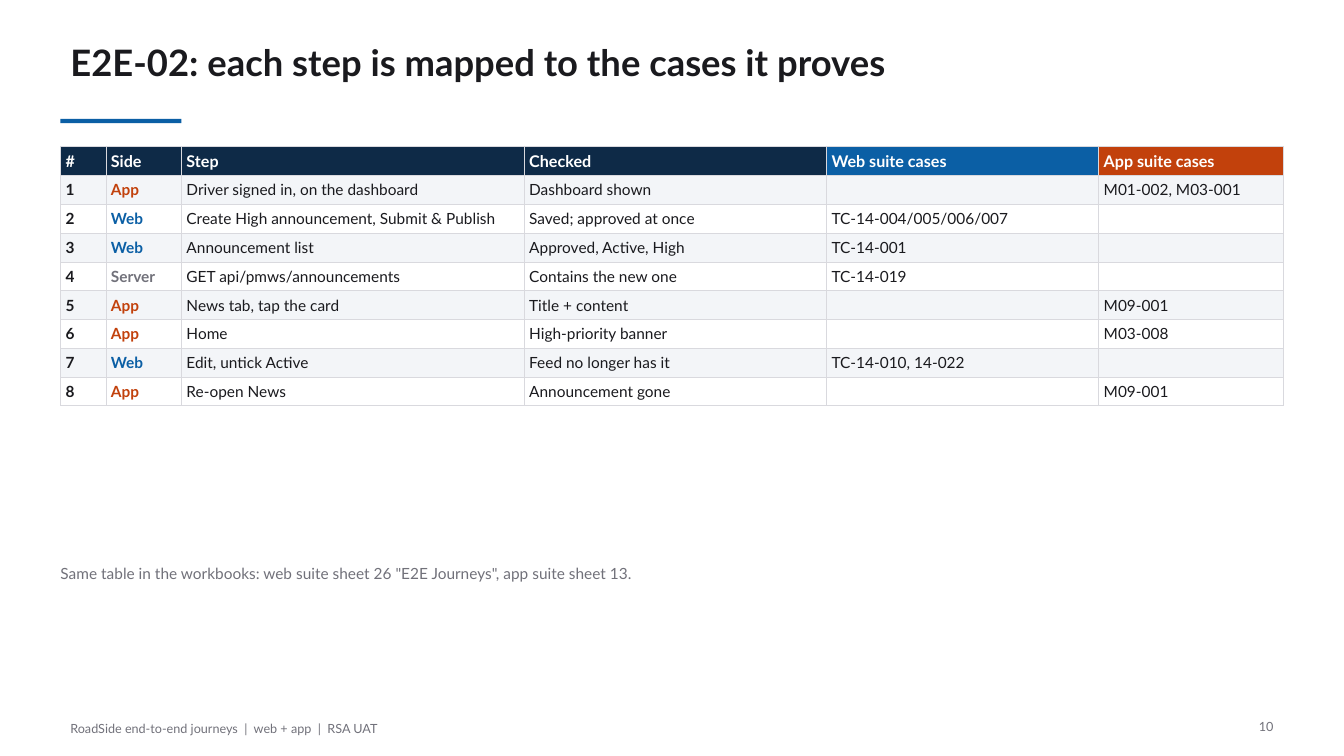
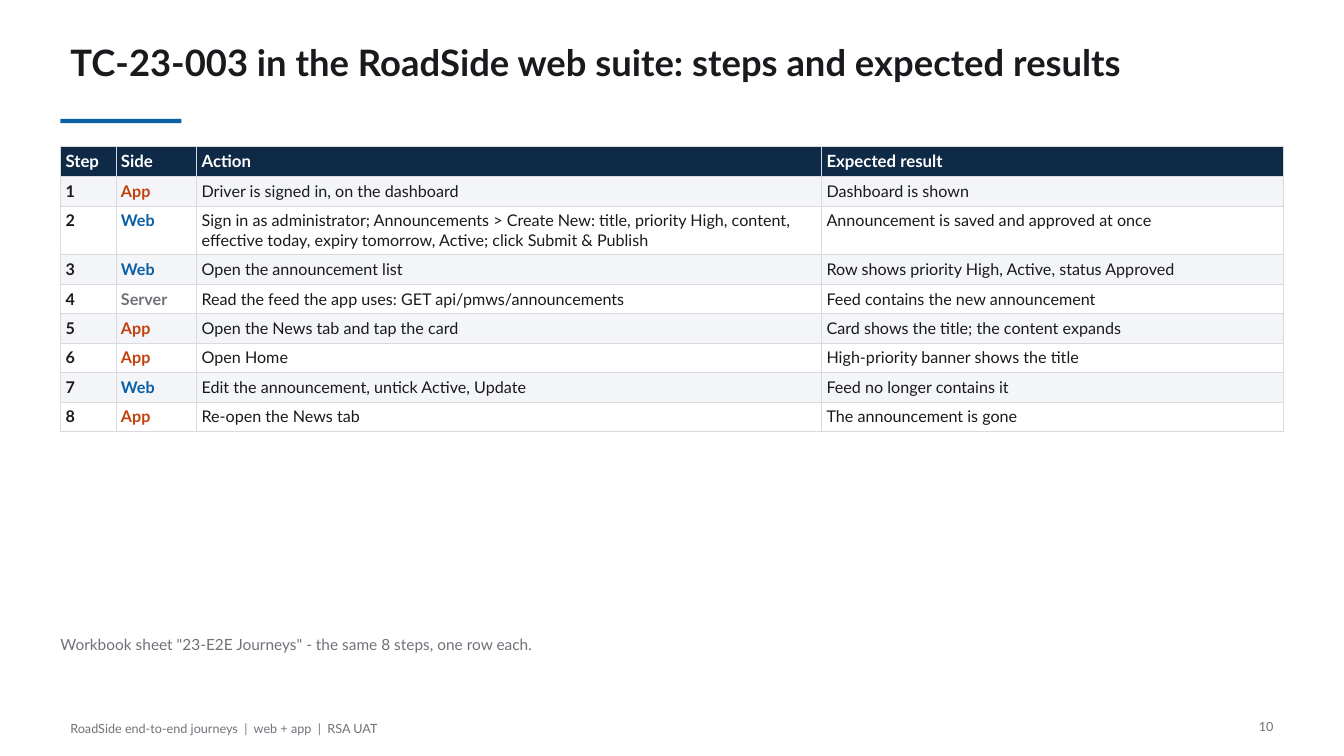
Before and after one commit to bulubuloa/AS.APAC.AI.Workshop, a slide deck: slide 10 of presentations/RoadSide_E2E_Journeys.pptx. Drawn at 1344x756 pixels with LibreOffice and Linux fonts; fonts in the diff are those of the drawing. Boxes give left, top, right and bottom in pixels: in the first picture for what was removed or moved away, otherwise in the second. Text is boxed around its words. In the diff, an @@ line names an element or a change of style, - is before the commit and + after.

Commit message:
E2E deck: show TC-23-001 and TC-23-003 steps as written in the suite, one shared step file

```diff
--- a/presentations/RoadSide_E2E_Journeys.pptx
+++ b/presentations/RoadSide_E2E_Journeys.pptx
@@ title at box(70, 49, 1121, 82): text changed @@
-E2E-02: each step is mapped to the cases it proves
+TC-23-003 in the RoadSide web suite: steps and expected results
@@ table at box(60, 146, 1284, 429) @@
-column 1, row 1: #
+column 1, row 1: Step
-column 3: Step | Driver signed in, on the dashboard | Create High announcement, Submit & Publish | Announcement list | GET api/pmws/announcements | News tab, tap the card | Home | Edit, untick Active | Re-open News
-column 4: Checked | Dashboard shown | Saved; approved at once | Approved, Active, High | Contains the new one | Title + content | High-priority banner | Feed no longer has it | Announcement gone
-column 5: Web suite cases |  | TC-14-004/005/006/007 | TC-14-001 | TC-14-019 |  |  | TC-14-010, 14-022 | 
-column 6: App suite cases | M01-002, M03-001 |  |  |  | M09-001 | M03-008 |  | M09-001
+column 3: Action | Driver is signed in, on the dashboard | Sign in as administrator; Announcements > Create New: title, priority High, content, effective today, expiry tomorrow, Active; click Submit & Publish | Open the announcement list | Read the feed the app uses: GET api/pmws/announcements | Open the News tab and tap the card | Open Home | Edit the announcement, untick Active, Update | Re-open the News tab
+column 4: Expected result | Dashboard is shown | Announcement is saved and approved at once | Row shows priority High, Active, status Approved | Feed contains the new announcement | Card shows the title; the content expands | High-priority banner shows the title | Feed no longer contains it | The announcement is gone
@@ text at box(60, 638, 532, 653): text changed @@
-Same table in the workbooks: web suite sheet 26 "E2E Journeys", app suite sheet 13.
+Workbook sheet "23-E2E Journeys" - the same 8 steps, one row each.
```
Also in this commit, not shown: 2 other slides changed, 2 other files.
